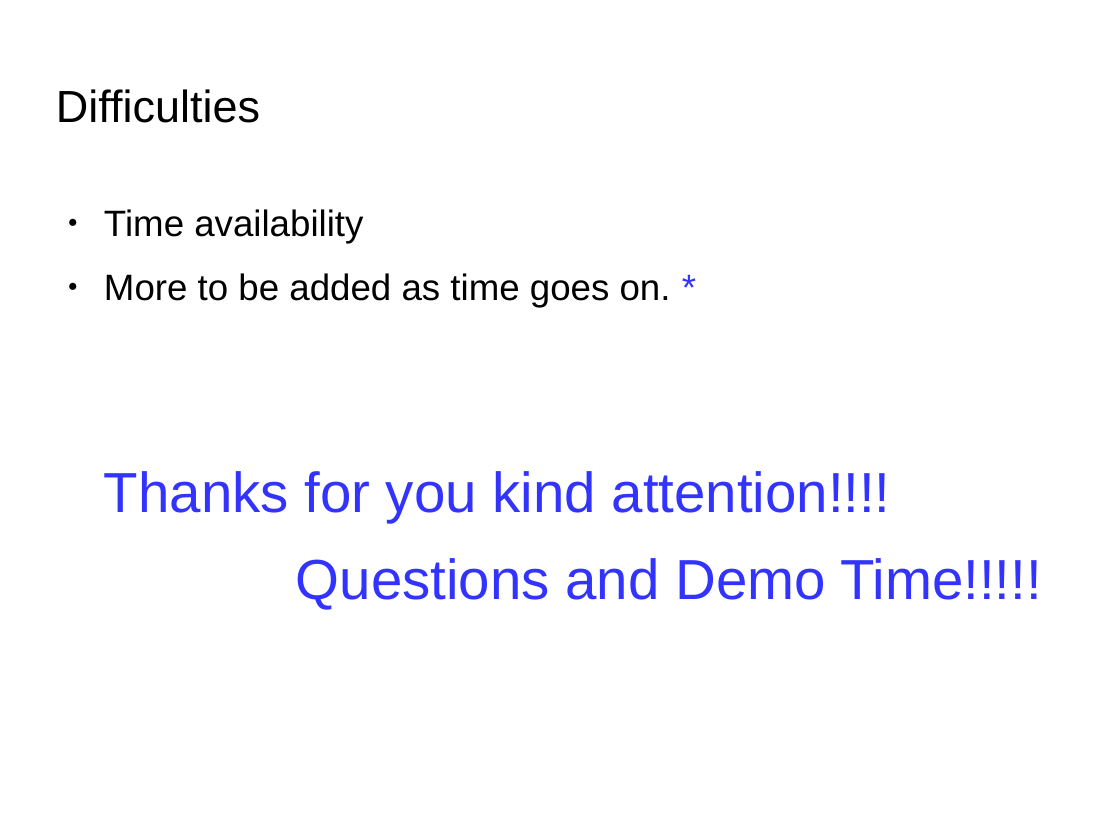
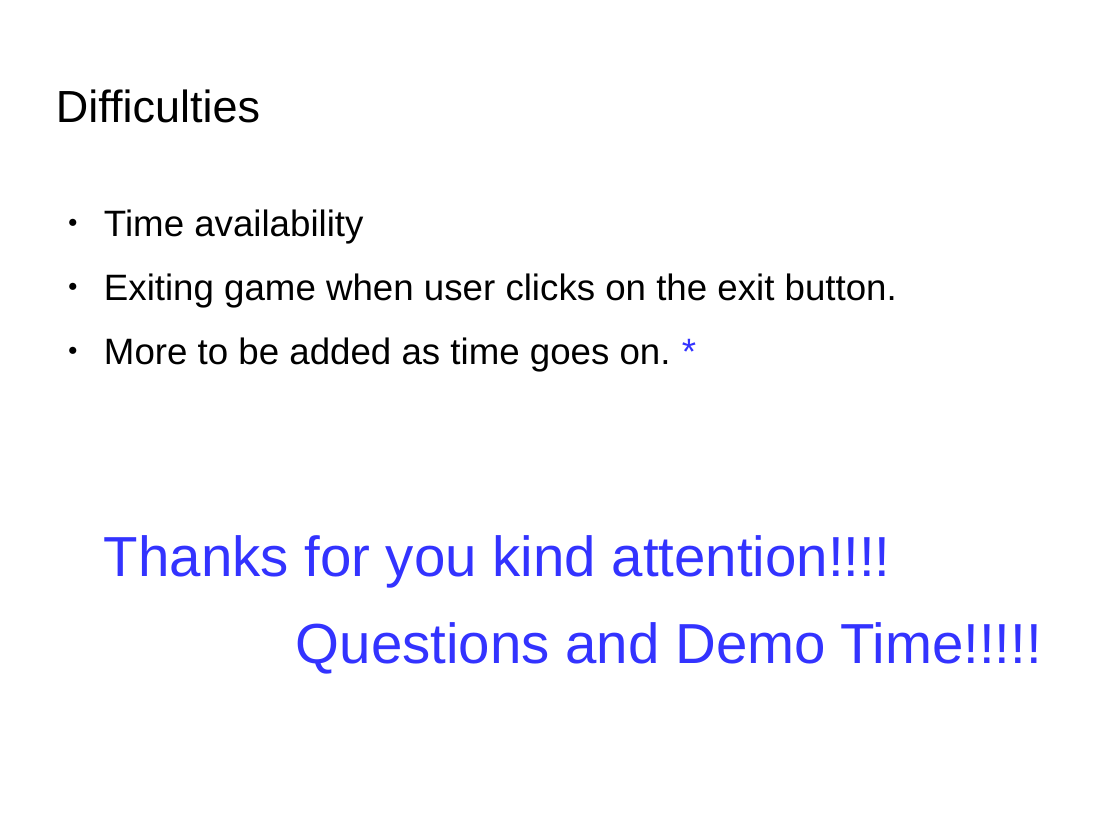
Before and after one commit to DanCarl857/Math-Learning-using-Javascript, a slide deck: slide 15 of e-learning platform.odp. Drawn at 1120x840 pixels with LibreOffice and Linux fonts; fonts in the diff are those of the drawing; background and template pictures are left out. Boxes give left, top, right and bottom in pixels: in the first picture for what was removed or moved away, otherwise in the second. Text is boxed around its words. In the diff, an @@ line names an element or a change of style, - is before the commit and + after.

```diff
--- a/e-learning platform.odp
+++ b/e-learning platform.odp
@@ text at (104, 273, 897, 307): paragraph added @@
+● Exiting game when user clicks on the exit button.
```
Also in this commit, not shown: 1 other slide changed, 4 other files.
